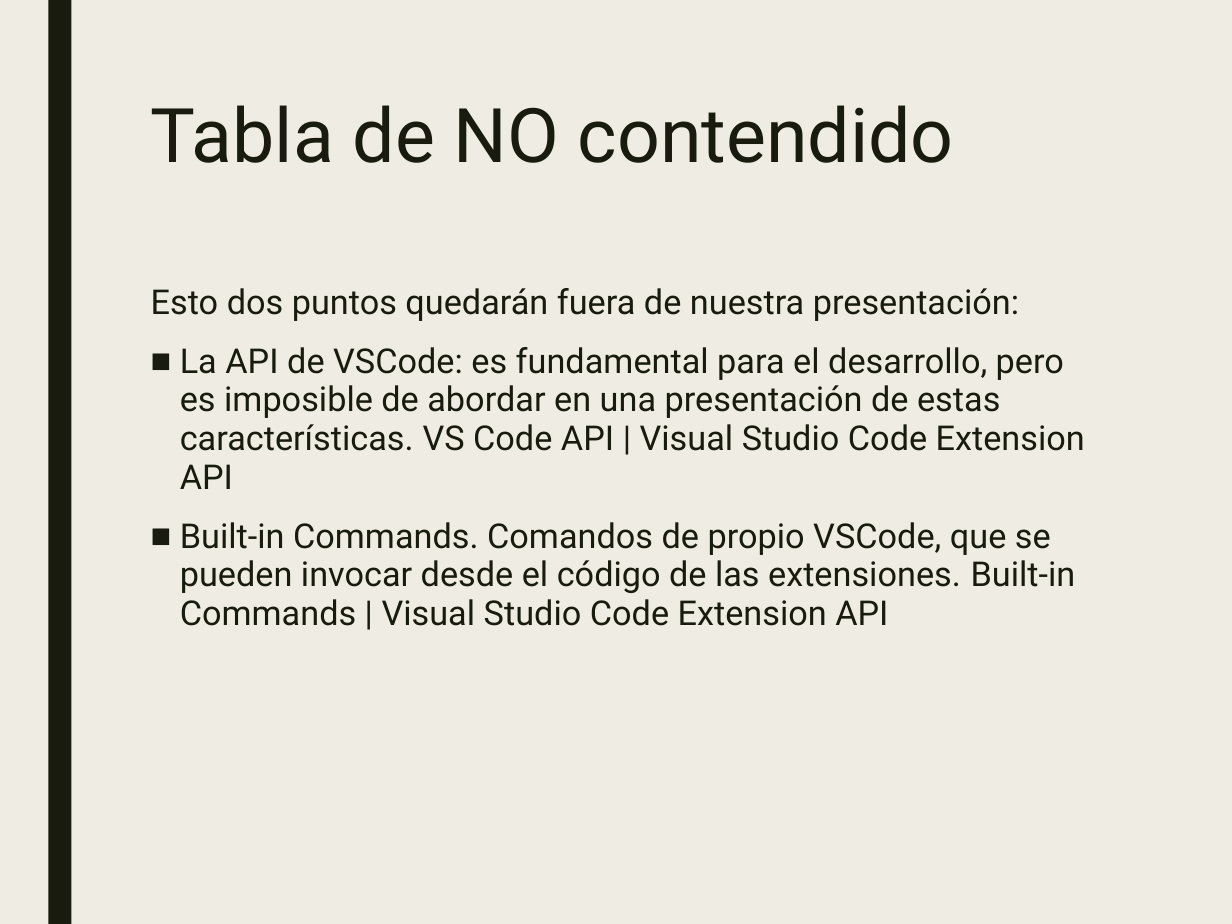
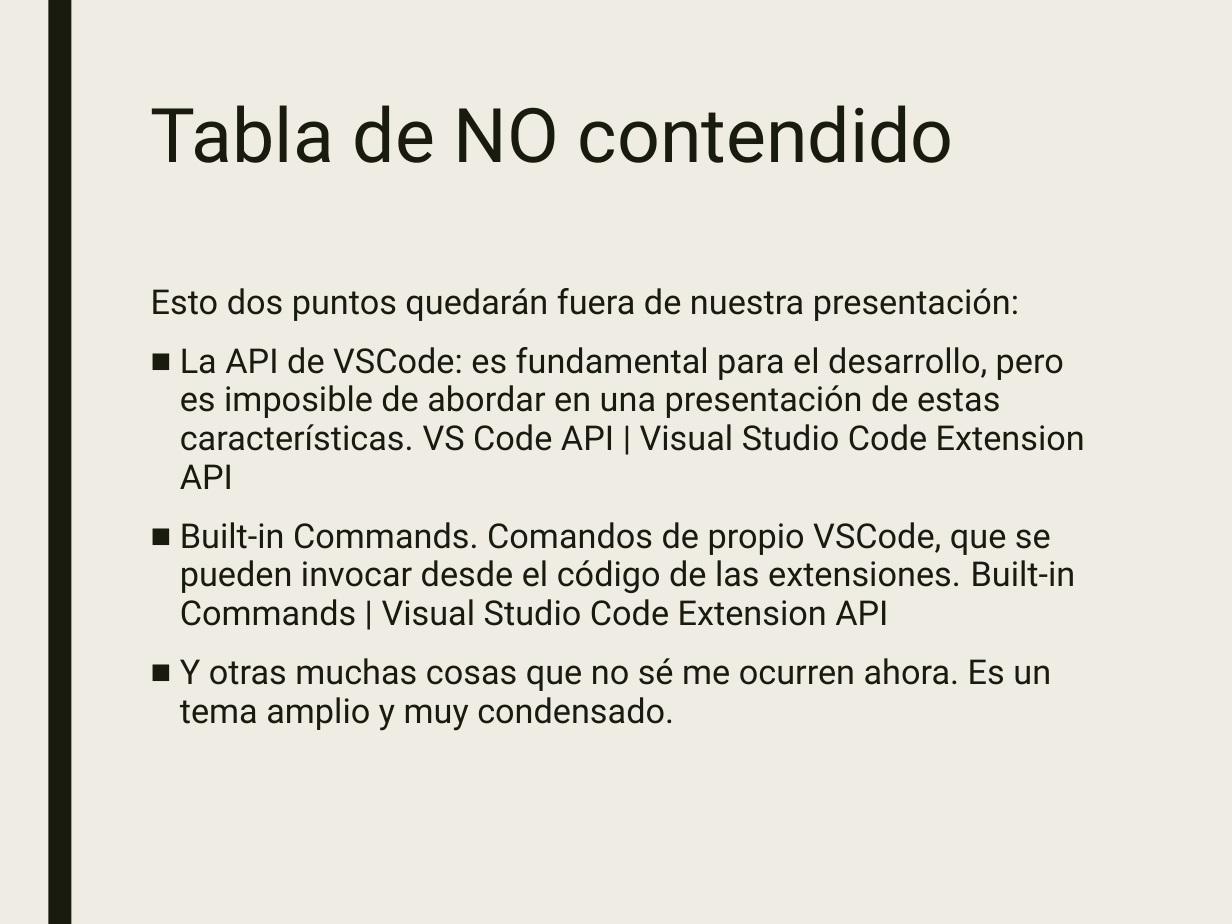
Before and after one commit to JalmarazMartn/dotnetrioja1, a slide deck: slide 6 of VSCODE Extensiones.ppt (slide 5 before the commit). Drawn at 1232x924 pixels with LibreOffice and Linux fonts; fonts in the diff are those of the drawing. Boxes give left, top, right and bottom in pixels: in the first picture for what was removed or moved away, otherwise in the second. Text is boxed around its words. In the diff, an @@ line names an element or a change of style, - is before the commit and + after.

```diff
--- a/VSCODE Extensiones.ppt
+++ b/VSCODE Extensiones.ppt
@@ text at (x1=180, y1=658, x2=1051, y2=731): paragraph added @@
+■ Y otras muchas cosas que no sé me ocurren ahora. Es un tema amplio y muy condensado.
```
Also in this commit, not shown: 8 other slides changed, 1 slide added.
